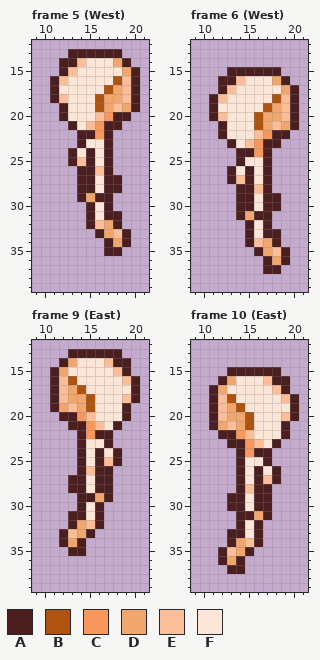
One commit to this pixel-art file: Actor/PCC/female/pcc_body_fairyf1.ase. This is how it looked before the edit.
32x48 pixels, 16 frames. Shown: frame 5 (West): x 9..21, y 12..39; frame 6 (West): x 9..21, y 12..39; frame 9 (East): x 9..21, y 12..39; frame 10 (East): x 9..21, y 12..39. The commit also changed other frames, which this record leaves out.
Palette (. is transparent): A #4b1f1f  B #af5410  C #f8975c  D #f1a66d  E #fbbe99  F #fce6d8
Pixels before, frame 5 (West), first column x 11:
13 ..AAAAAA..
14 .AAEFFFDA.
15 .AEFFFFFDA
16 AEFFFFFBEA
17 AFFFFFBDEA
18 AEFFFBDDEA
19 .AFFFBDEDA
20 .AFFFECAA.
21 ..AFECAA..
22 ...AACA...
23 ...AFFA...
24 ..AFAFA...
25 ..AEAFA...
26 ...AAEA...
27 ...AAFAA..
28 ...AAFAA..
29 ...ADAA...
30 ....AFA...
31 ....AFAA..
32 ....AEDA..
33 .....ADEA.
34 ......ADA.
35 ......AA..
Pixels before, frame 6 (West), first column x 11:
15 ..AAAAAA..
16 .AAEFFFDA.
17 .AEFFFFFDA
18 AEFFFFFBEA
19 AFFFFFBDEA
20 AEFFFBDDEA
21 .AFFFBDEDA
22 .AFFFECAA.
23 ..AFECAA..
24 ...AACA...
25 ...AFFA...
26 ..AFAFA...
27 ..AEAFA...
28 ...AAEA...
29 ...AAFAA..
30 ...AAFAA..
31 ...ADAA...
32 ....AFA...
33 ....AFAA..
34 ....AEDA..
35 .....ADEA.
36 ......ADA.
37 ......AA..
Pixels before, frame 9 (East), first column x 11:
13 ..AAAAAA..
14 .ADFFFEAA.
15 ADFFFFFEA.
16 AEBFFFFFEA
17 AEDBFFFFFA
18 AEDDBFFFEA
19 ADEDBFFFA.
20 .AACEFFFA.
21 ..AACEFA..
22 ...ACAA...
23 ...AFFA...
24 ...AFAFA..
25 ...AFAEA..
26 ...AEAA...
27 ..AAFAA...
28 ..AAFAA...
29 ...AADA...
30 ...AFA....
31 ..AAFA....
32 ..ADEA....
33 .AEDA.....
34 .ADA......
35 ..AA......
Pixels before, frame 10 (East), first column x 11:
15 ..AAAAAA..
16 .ADFFFEAA.
17 ADFFFFFEA.
18 AEBFFFFFEA
19 AEDBFFFFFA
20 AEDDBFFFEA
21 ADEDBFFFA.
22 .AACEFFFA.
23 ..AACEFA..
24 ...ACAA...
25 ...AFFA...
26 ...AFAFA..
27 ...AFAEA..
28 ...AEAA...
29 ..AAFAA...
30 ..AAFAA...
31 ...AADA...
32 ...AFA....
33 ..AAFA....
34 ..ADEA....
35 .AEDA.....
36 .ADA......
37 ..AA......
Now the later version:
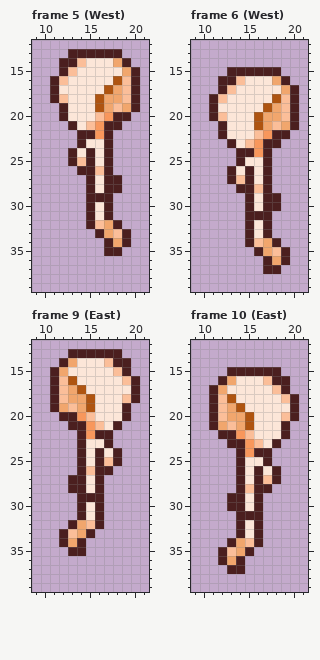
The commit says: Fairy 4 full set, body tweaks.
The exact change:
Changed rows in their new state; - is an unchanged pixel.
Frame 5 (West), layer "_base/body":
first column x 14:
27 .----
28 .----
29 .A---
31 ----.
Frame 6 (West), layer "_base/body":
first column x 14:
29 .----
30 .----
31 .A---
33 ----.
Frame 9 (East), layer "_base/body":
first column x 13:
27 ----.
28 ----.
29 ---A.
31 .----
Frame 10 (East), layer "_base/body":
first column x 13:
29 ----.
30 ----.
31 ---A.
33 .----
Where, in picture pixels (left, top, right, bottom), the same in both pictures:
changed: (77, 175, 122, 220)
changed: (236, 193, 281, 238)
changed: (68, 475, 113, 520)
changed: (227, 493, 272, 538)
